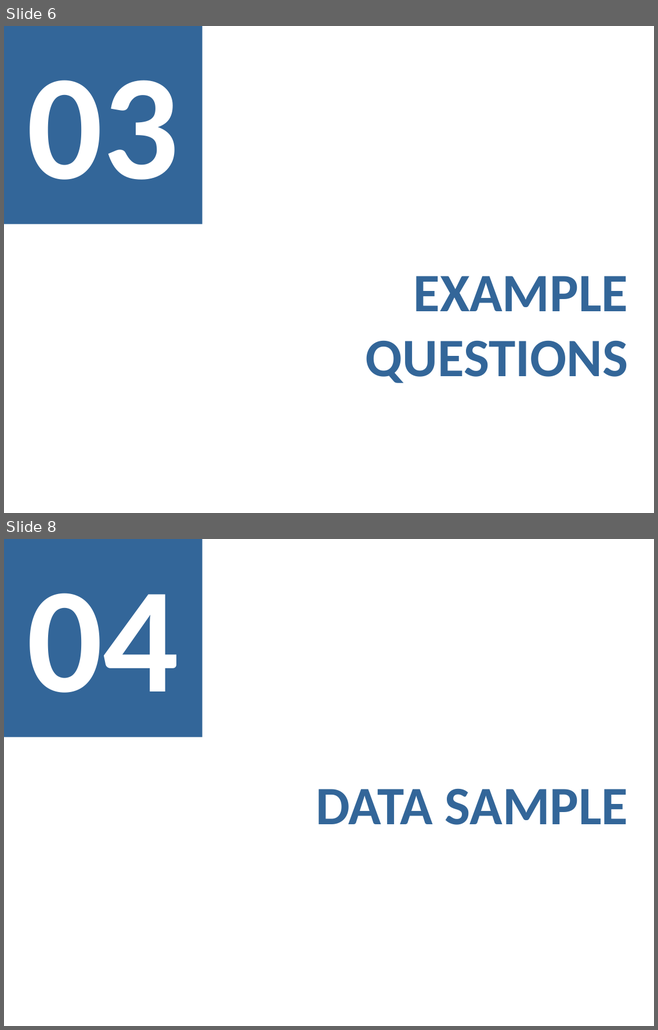
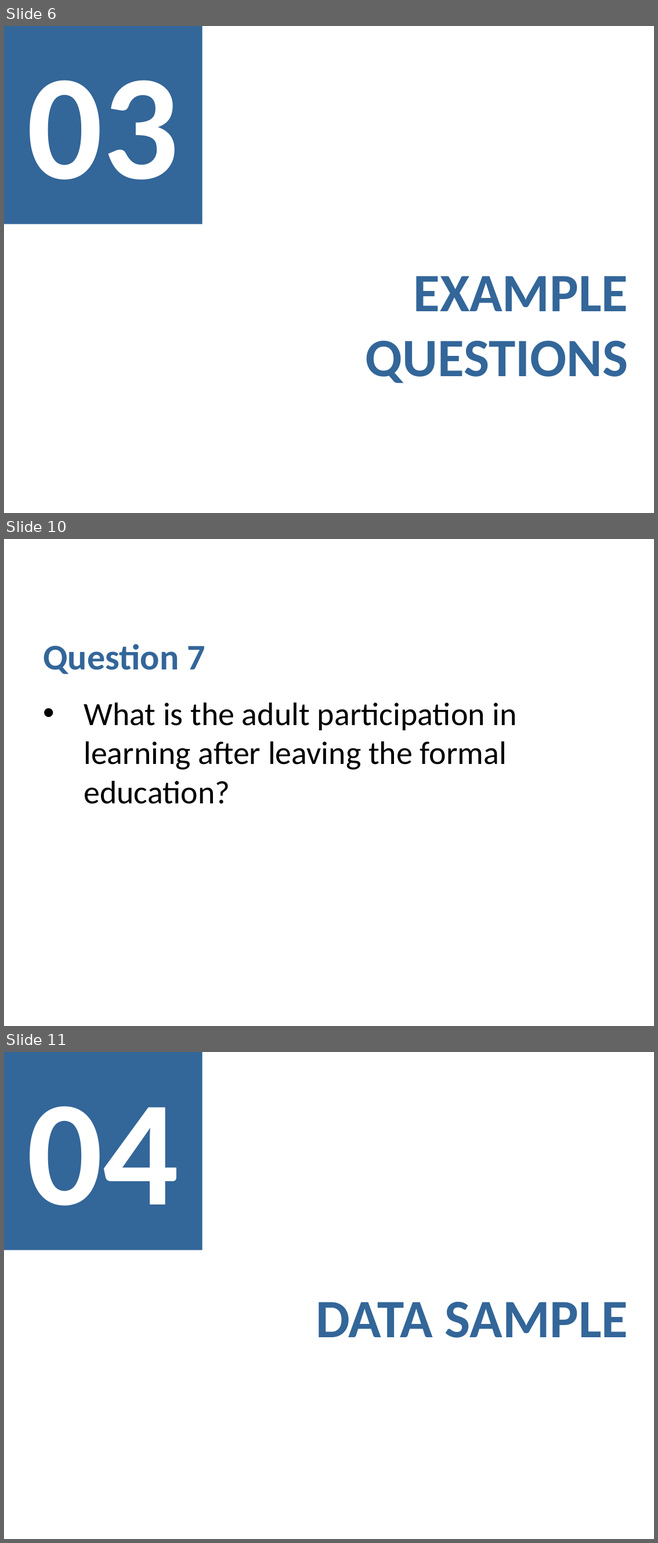
Before and after one commit to MargaridaMorais/information_visualization, a slide deck: First_Delivery/presentation/Lab02-PresentationTemplate.pptx. Shown one above the other, each under a label of ours: slides 6 and 8 before the commit, slides 6, 10 and 11 after it; the slides between them are not shown. The pictures are 658x1030 and 658x1543 pixels, drawn with LibreOffice and Linux fonts; fonts in the diff are those of the drawing. Boxes give left, top, right and bottom in pixels: in the first picture for what was removed or moved away, otherwise in the second. Text is boxed around its words. In the diff, an @@ line names an element or a change of style, - is before the commit and + after.

```diff
--- a/First_Delivery/presentation/Lab02-PresentationTemplate.pptx
+++ b/First_Delivery/presentation/Lab02-PresentationTemplate.pptx
@@ slide 10 added at (x1=4, y1=539, x2=654, y2=1026), background #FFFFFF @@
@@ text added at (x1=43, y1=644, x2=517, y2=804), 36 pt, text #000000 @@
+Question 7
+• What is the adult participation in learning after leaving the formal education?
@@ what was slide 8 is now slide 11 @@
```
Also in this commit, not shown: 2 slides changed, 2 other slides added, 1 other file.
